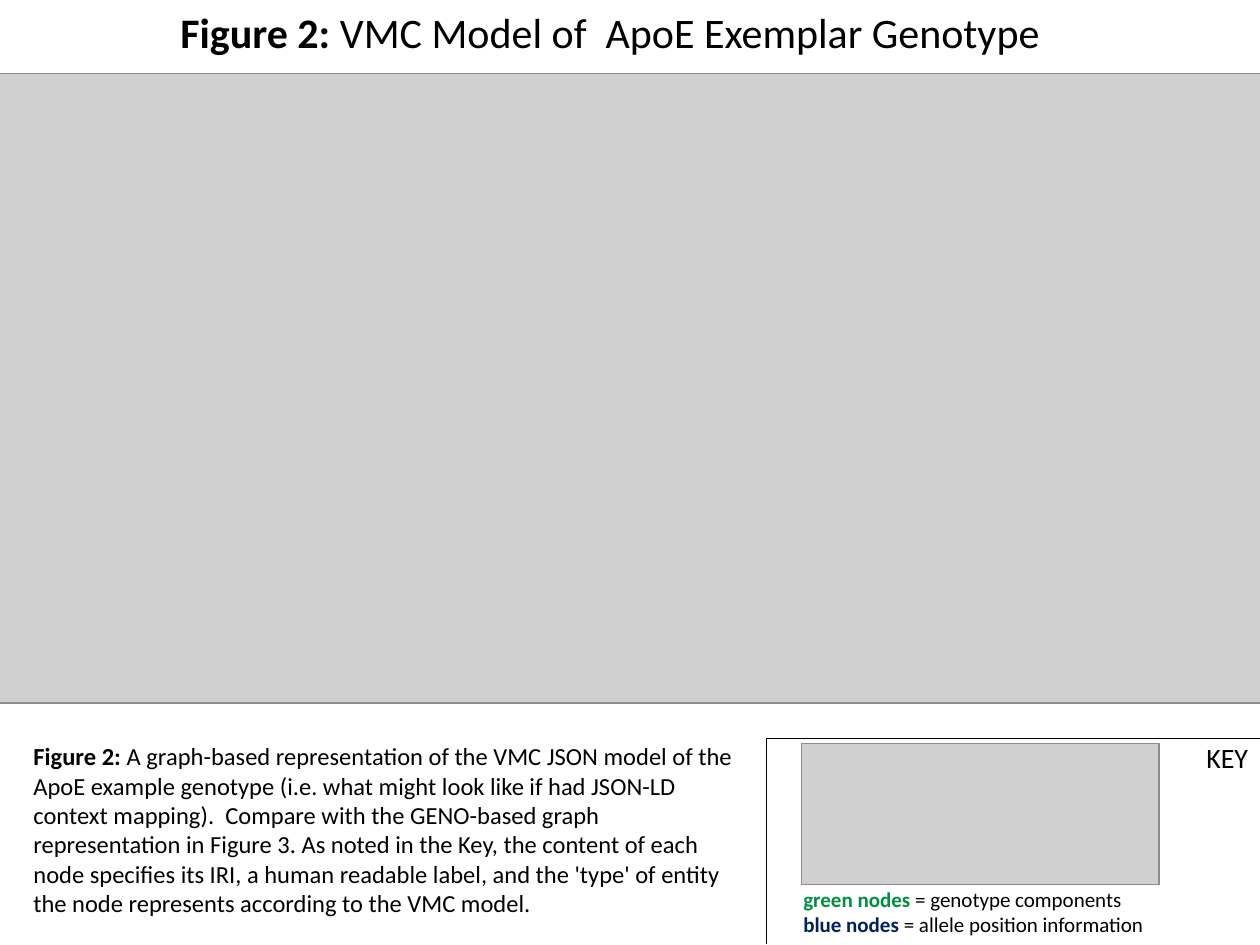
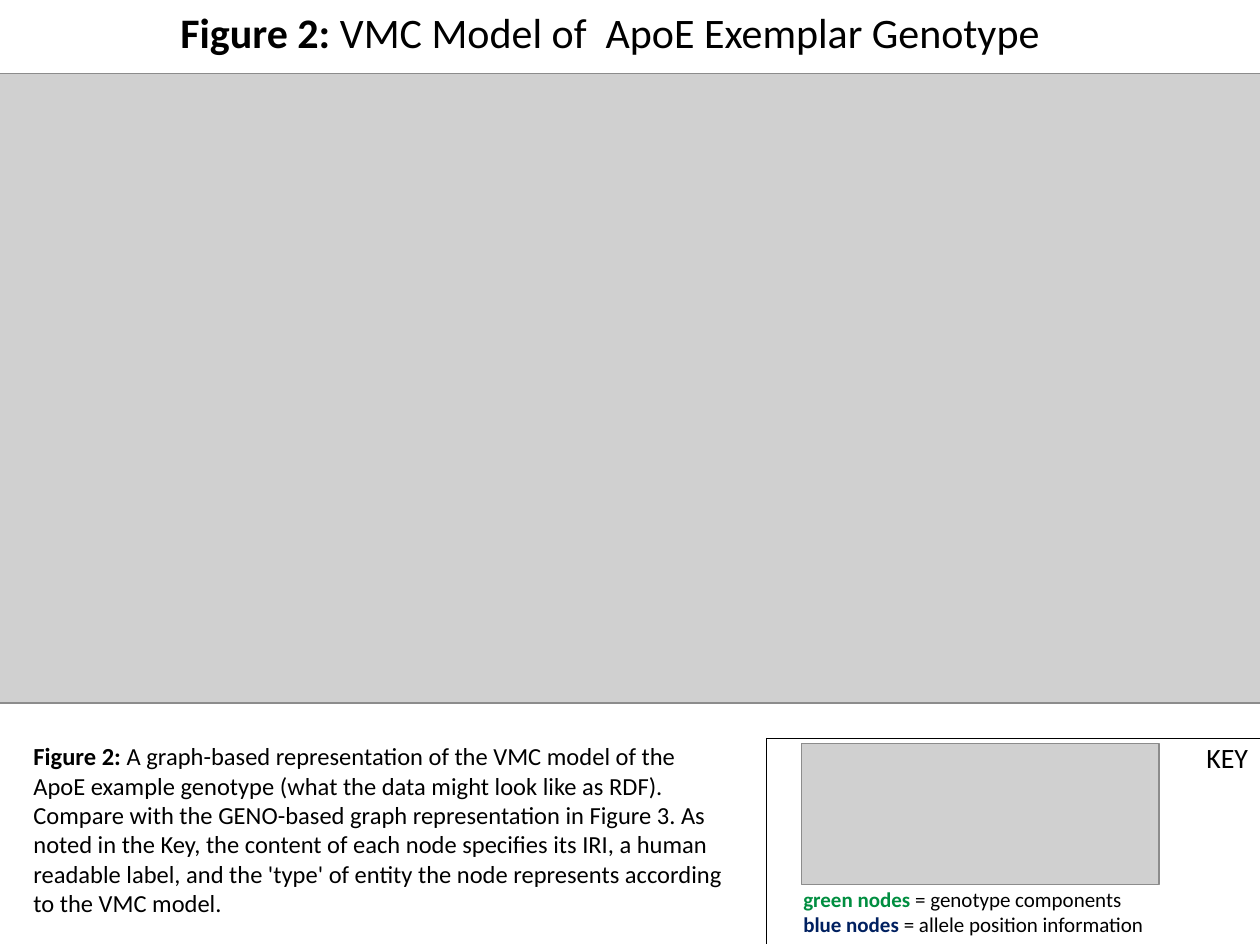
Before and after one commit to monarch-initiative/GENO-ontology, a slide deck: slide 2 of docs/VMC-GENO ApoE example genotype.pptx. Drawn at 1260x945 pixels with LibreOffice and Linux fonts; fonts in the diff are those of the drawing; grey boxes stand for pictures. Boxes give left, top, right and bottom in pixels: in the first picture for what was removed or moved away, otherwise in the second. Text is boxed around its words. In the diff, an @@ line names an element or a change of style, - is before the commit and + after.

Commit message:
fixing issue with faldo part of the apoE example

```diff
--- a/docs/VMC-GENO ApoE example genotype.pptx
+++ b/docs/VMC-GENO ApoE example genotype.pptx
@@ text at (33, 748, 721, 912): text changed @@
-Figure 2: A graph-based representation of the VMC JSON model of the ApoE example genotype (i.e. what might look like if had JSON-LD context mapping). Compare with the GENO-based graph representation in Figure 3. As noted in the Key, the content of each node specifies its IRI, a human readable label, and the 'type' of entity the node represents according to the VMC model.
+Figure 2: A graph-based representation of the VMC model of the ApoE example genotype (what the data might look like as RDF). Compare with the GENO-based graph representation in Figure 3. As noted in the Key, the content of each node specifies its IRI, a human readable label, and the 'type' of entity the node represents according to the VMC model.
```
Also in this commit, not shown: 3 other slides changed.
